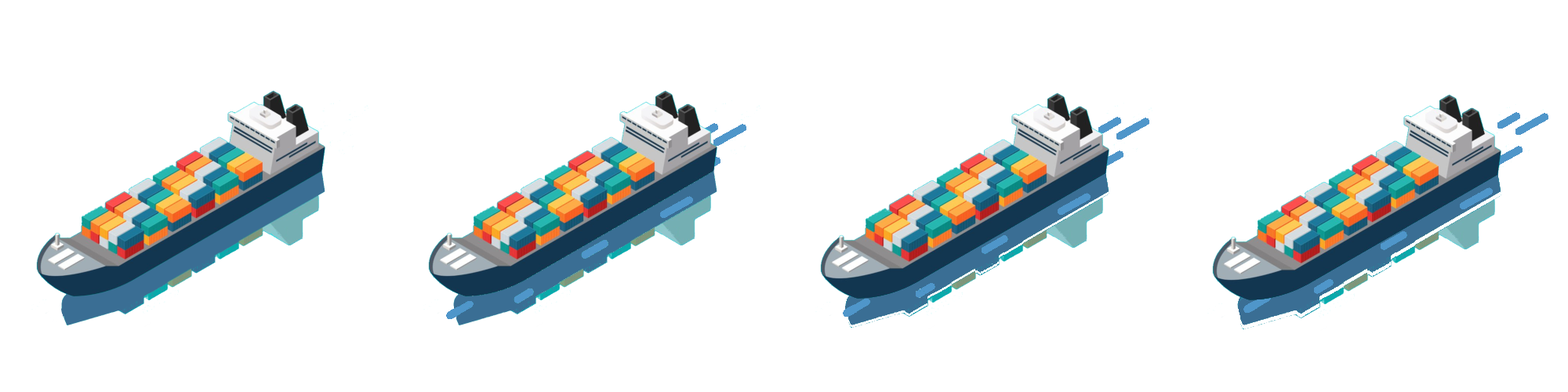
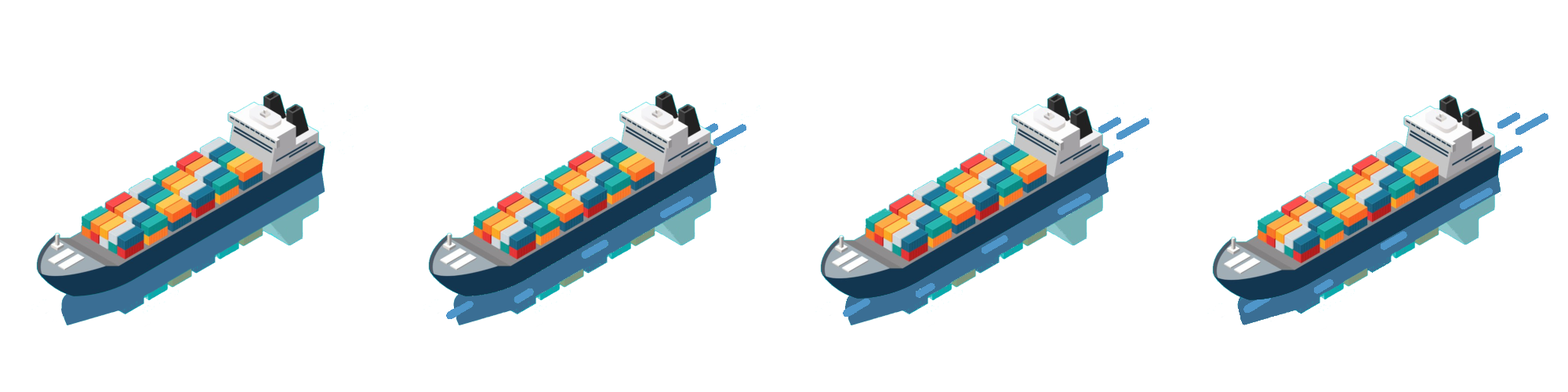
Layered file, before and after one edit (1568x392). Changes by layer:
painted on "frame4" over [1240, 196, 1500, 331]
painted on "shadow-frame3" over [1286, 191, 1500, 314]
painted on "frame3" over [848, 191, 1110, 329]
painted on "shadow" over [848, 188, 1110, 327]
